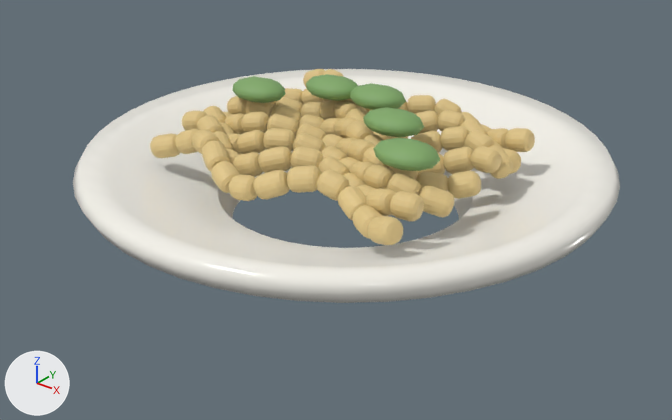
An edit to the FBX model Assets/Art/Restaurant/Models/FoodNoodles.fbx, drawn before and after from the same camera.
The view is the same before and after, from a 50 mm lens placed at (0.412, -0.527, 0.337), pointed at (0.005, -0.019, 0.022). Every picture has the same lights, and +X, +Y and +Z are marked at lower left. The picture after the commit comes second. Where no turn or scale is listed for an object, it has been applied to the vertices.

Names of what the first picture shows: 'Cabbage', 'Cabbage.001', 'Cabbage.002', 'Cabbage.003', 'Cabbage.004', 'Ceramic rolled rim plate', 'Dry stir-fried noodle.006', 'Dry stir-fried noodle.008', 'Dry stir-fried noodle.011', 'Dry stir-fried noodle.023', 'Dry stir-fried noodle.035', 'Dry stir-fried noodle.047' and 76 more.
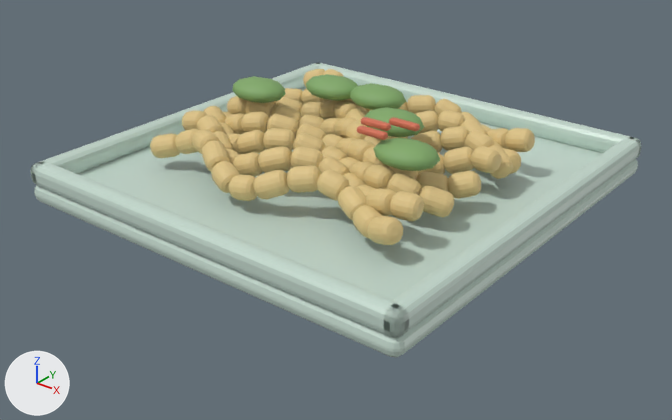
The newer file is also turned or shifted as a whole; pictures and numbers use the older file's frame.

What the commit changed:
Material 'TomatoRed' (mat_tomatored) is new.
Its base color is (0.66, 0.16, 0.09) (orange #d46f55).
Its roughness is 0.6.
Material 'GlazeCeladon' (mat_glazeceladon) is new.
Its base color is (0.56, 0.7, 0.62) (pale green #c5dace).
Its roughness is 0.38.
Mesh me_cube_011 is new.
It has 96 vertices, 98 faces and spans x -0.012..0.012, y -0.003..0.003, z -0.0025..0.0025.
It uses material mat_tomatored (orange #d46f55).
Mesh me_cube_010 is new.
It has 96 vertices, 98 faces and spans x -0.17..0.17, y -0.008..0.008, z -0.009..0.009.
It uses material mat_glazeceladon (pale green #c5dace).
Mesh me_cube_007 is new.
It has 96 vertices, 98 faces and spans x -0.008..0.008, y -0.17..0.17, z -0.009..0.009.
It uses material mat_glazeceladon (pale green #c5dace).
Mesh me_cube_006 is new.
It has 96 vertices, 98 faces and spans x -0.17..0.17, y -0.17..0.17, z -0.008..0.008.
It uses material mat_glazeceladon (pale green #c5dace).
Mesh me_cube_013 is new.
It has 96 vertices, 98 faces and spans x -0.012..0.012, y -0.003..0.003, z -0.0025..0.0025.
It uses material mat_tomatored (orange #d46f55).
Mesh me_cube_008 is new.
It has 96 vertices, 98 faces and spans x -0.008..0.008, y -0.17..0.17, z -0.009..0.009.
It uses material mat_glazeceladon (pale green #c5dace).
Object 'Ceramic rolled rim plate' (ob_ceramic_rolled_rim_plate) is deleted.
Object 'Pickled ginger' (ob_pickled_ginger) is new; it shows me_cube_011.
Its location is (0.05, -0.03, 0.107).
Object 'Dish celadon raised rim.003' (ob_dish_celadon_raised_rim_003) is new; it shows me_cube_010.
Its location is (0.0, -0.162, 0.056).
Object 'Dish celadon raised rim' (ob_dish_celadon_raised_rim) is new; it shows me_cube_007.
Its location is (0.162, 0.0, 0.056).
Object 'Dish celadon square plate' (ob_dish_celadon_square_plate) is new; it shows me_cube_006.
Its location is (0.0, 0.0, 0.041).
Object 'Pickled ginger.002' (ob_pickled_ginger_002) is new; it shows me_cube_013.
Its location is (0.058, -0.045, 0.107).
Object 'Dish celadon raised rim.002' (ob_dish_celadon_raised_rim_002) is new; it shows a copy of me_cube_010.
Its location is (0.0, 0.162, 0.056).
Object 'Dish celadon raised rim.001' (ob_dish_celadon_raised_rim_001) is new; it shows me_cube_008.
Its location is (-0.162, 0.0, 0.056).
Object 'Pickled ginger.001' (ob_pickled_ginger_001) is new; it shows a copy of me_cube_013.
Its location is (0.066, -0.018, 0.107).

Where the change shows, as pixel boxes [x1, y1, x2, y2] in the pictures (672 x 420 px):
'Ceramic rolled rim plate', deleted: before [73, 69, 620, 303]
'Dish celadon square plate', added (pale green): after [34, 87, 638, 358]
'Dish celadon raised rim.003', added (pale green): after [32, 162, 409, 338]
'Dish celadon raised rim', added (pale green): after [384, 137, 641, 337]
'Dish celadon raised rim.002', added: after [314, 63, 641, 158]
'Dish celadon raised rim.001', added: after [31, 63, 319, 186]
'Pickled ginger.002', added: after [357, 126, 388, 140]
'Pickled ginger.001', added: after [389, 117, 420, 131]
'Pickled ginger', added: after [361, 117, 391, 131]
